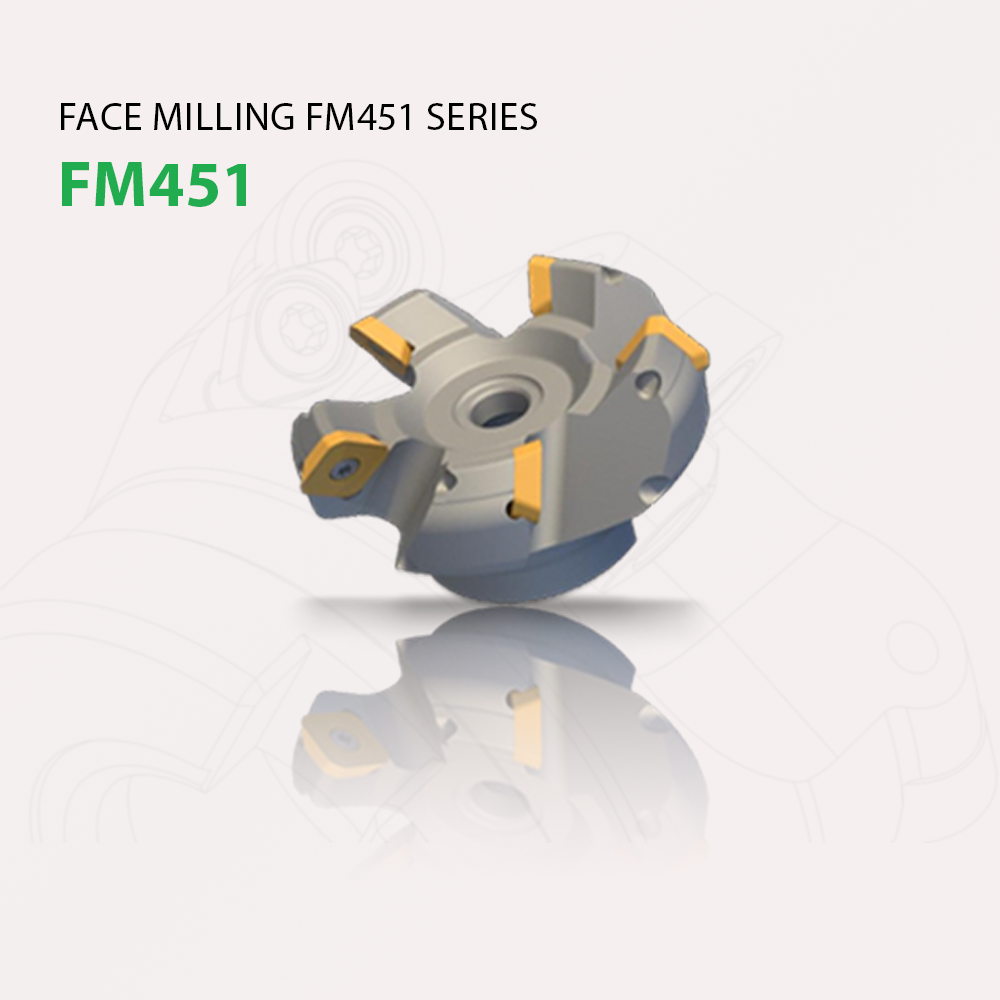
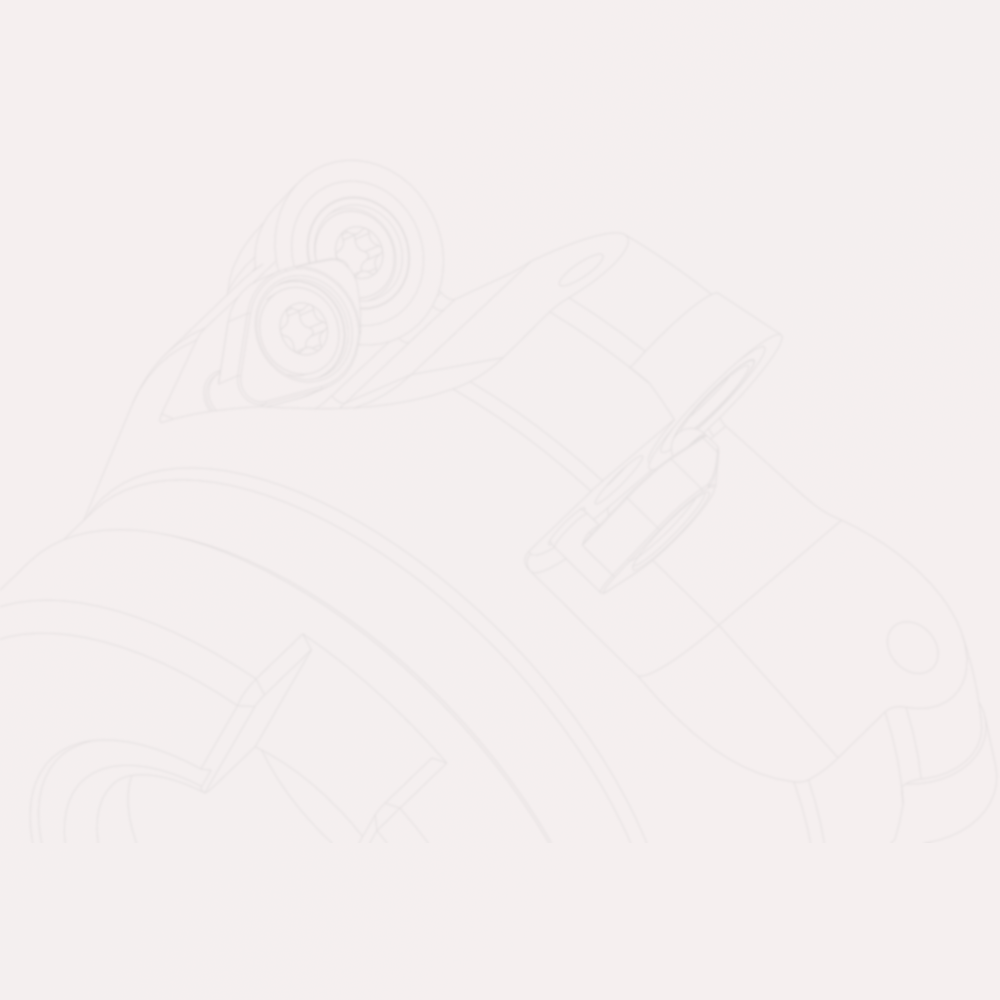
Comparing the layer stacks of the two 1000×1000 images. Changes:
removed group "holder-anh-san-pham" (3 layers) from group "01-sekt12t3-fm451.seo" over [61,103,712,868]
removed layer "Face milling FM451 series" (1st of 2, in "01-sekt12t3-fm451.seo" › "holder-anh-san-pham") from group "holder-anh-san-pham" over [61,103,537,130]
removed layer "FM451 copy 3" from group "holder-anh-san-pham" over [62,162,246,207]
removed layer "holder fm451 copy" from group "holder-anh-san-pham" over [289,253,712,868]